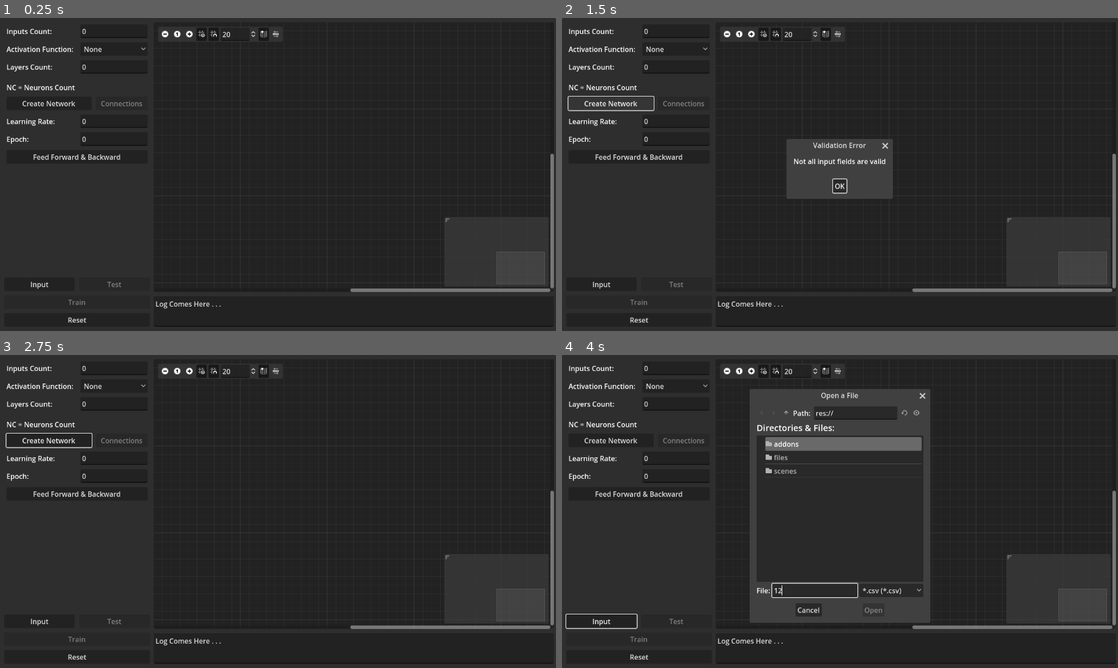
Above: before the commit, frames 1-4 (two rows, left to right).
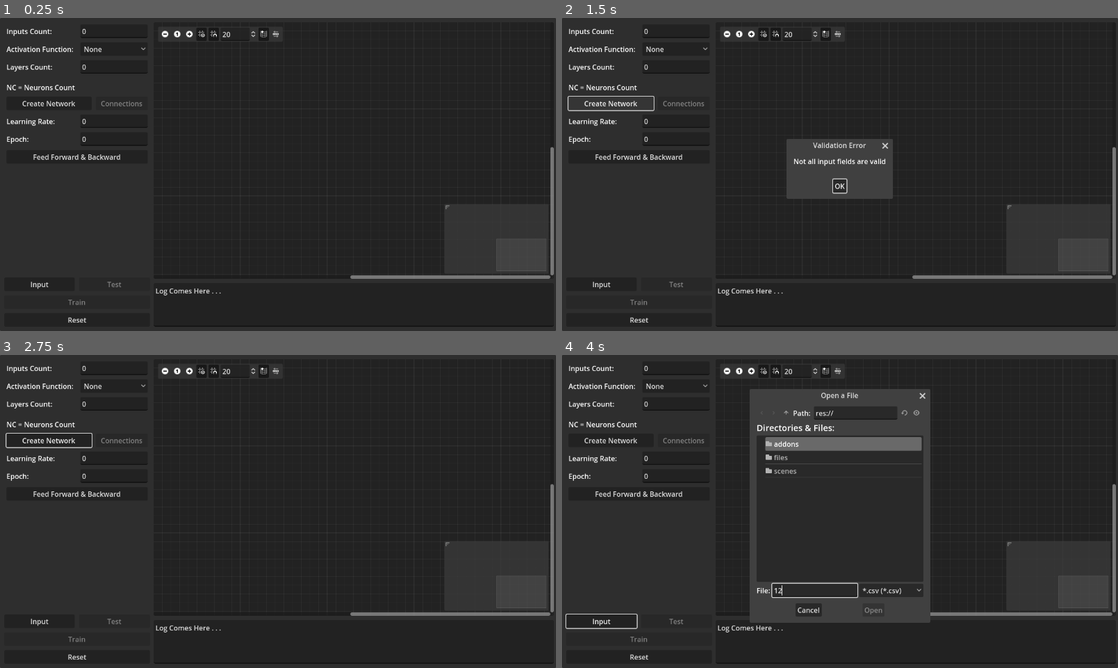
Above: after the commit, the same moments.

Repository: maktoobgar/neural_network
Game: Godot game, scene res://scenes/main.tscn
The game is run twice, just before and just after one commit, with the same random seed, the same clock (stepped at 60 frames per second) and the same inputs.
Inputs (mouse positions are in pixels of both pictures, inside the frame that each line leads up to):
- Up to frame 1 (0.25 s): no input
- Up to frame 2 (1.5 s): click "None" at 0.5 s; click "Create Network" at 1.25 s
- Up to frame 3 (2.75 s): click "OK" at 2 s
- Up to frame 4 (4 s): click "Input" at 2.75 s; click (812, 589) at 3.52 s; type "12" at 3.6 s

The runs differ from the first frame. In frame 1, 1.1% of the frame differs, in the area x 28-100%, y 41-93%; in frame 2, 1.1%; in frame 3, 1.1%; in frame 4, 1.1%.

Commit message:
🎉 feat: added consider as field in the end

Diff:
--- a/scenes/input_output_layer.gd
+++ b/scenes/input_output_layer.gd
@@ -25,6 +25,10 @@
 		elif value == Global.LayerType.NeuronsOutput:
 			self.set_slot(i, true, 0, Color("#2b9900"), false, 0, Color("#00a7ec"))
 	self.title = Global.get_input_output_layer_name(value)
+	if value == Global.LayerType.NeuronsOutput:
+		%ActivationFunction.visible = true
+	else:
+		%ActivationFunction.visible = false
 	layer_type = value
 
 func _get_inputs_outputs_count() -> int:
@@ -56,9 +60,6 @@
 func _get_activation_function() -> String:
 	return %ActivationFunction.value
 
-func _ready():
-	self.title = Global.get_input_output_layer_name(layer_type)
-
 func _on_activation_function_item_selected(inputControl: InputControl):
 	for input_output in inputs_outputs:
 		input_output.activation_function = activation_function
--- a/scenes/input_output_layer.tscn
+++ b/scenes/input_output_layer.tscn
@@ -19,8 +19,12 @@
 script = ExtResource("1_tqx1j")
 layer_type = 1
 
-[node name="ActivationFunction" parent="." instance=ExtResource("2_t3kld")]
+[node name="Menu" type="VBoxContainer" parent="."]
+layout_mode = 2
+
+[node name="ActivationFunction" parent="Menu" instance=ExtResource("2_t3kld")]
 unique_name_in_owner = true
+visible = false
 layout_mode = 2
 value = "Same"
 text = "Consider As:"
@@ -29,4 +33,4 @@
 input_type = "OptionButton"
 metadata/layer_type = 1
 
-[connection signal="item_selected" from="ActivationFunction" to="." method="_on_activation_function_item_selected"]
+[connection signal="item_selected" from="Menu/ActivationFunction" to="." method="_on_activation_function_item_selected"]
--- a/scenes/main.tscn
+++ b/scenes/main.tscn
@@ -194,13 +194,14 @@
 unique_name_in_owner = true
 layout_mode = 2
 size_flags_vertical = 3
+scroll_offset = Vector2(0, -30)
 
 [node name="Temporary" type="MarginContainer" parent="Panel/CornerMargins/MainSpliterContainer/Content/ContentContainer"]
 layout_mode = 2
 
 [node name="Log" type="TextEdit" parent="Panel/CornerMargins/MainSpliterContainer/Content/ContentContainer/Temporary"]
 unique_name_in_owner = true
-custom_minimum_size = Vector2(0, 70)
+custom_minimum_size = Vector2(0, 100)
 layout_mode = 2
 text = "Log Comes Here . . ."
 
--- a/scenes/manager.gd
+++ b/scenes/manager.gd
@@ -191,8 +191,8 @@
 	get_learning_inputs()
 	if not are_learning_inputs_valid():
 		return
-	var passed = 0
-	var failed = 0
+	var passed: float = 0
+	var failed: float = 0
 	for row_key in range(len(inputs)):
 		var one_row_inputs = inputs[row_key]
 		var one_row_outputs = outputs[row_key]
@@ -204,7 +204,7 @@
 			passed += 1
 		else:
 			failed += 1
-	%Log.text = "🟢 = " + str(passed) + "\n🔴 = " + str(failed)
+	%Log.text = "🟢 = " + str(passed) + "\n🔴 = " + str(failed) + "\nAccuracy = " + str((passed/(passed + failed)) * 100)
 
 func _on_connections_button_button_up():
 	var prev = ""
Not shown, changed: CHANGELOG.md
